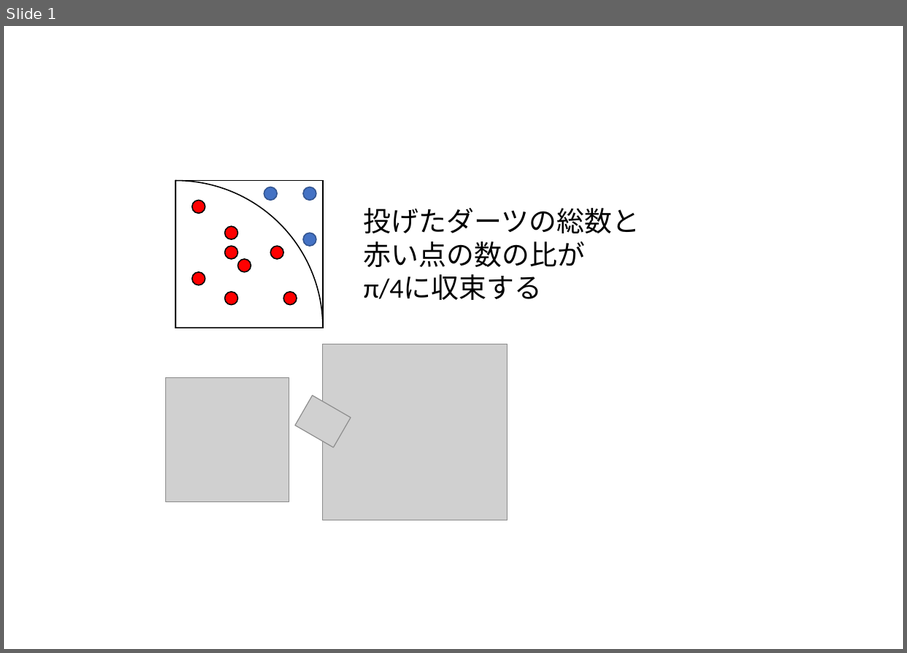
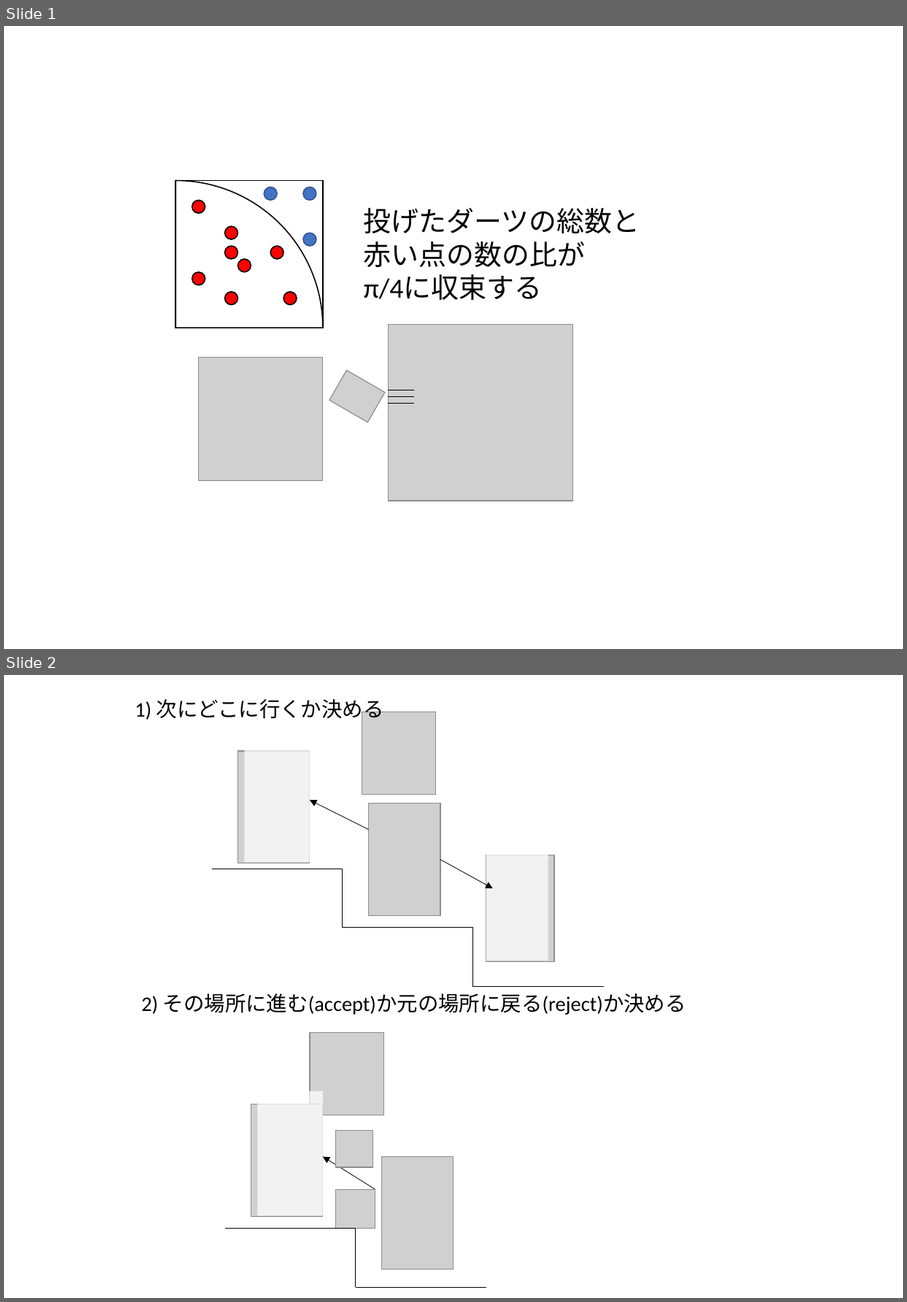
Before and after one commit to kaityo256/sudoku_report, a slide deck: img/fig.pptx. Shown one above the other, each under a label of ours: slide 1 before the commit, slides 1 and 2 after it. The pictures are 907x653 and 907x1302 pixels, drawn with LibreOffice and Linux fonts; fonts in the diff are those of the drawing; grey boxes stand for pictures. Boxes give left, top, right and bottom in pixels: in the first picture for what was removed or moved away, otherwise in the second. Text is boxed around its words. In the diff, an @@ line names an element or a change of style, - is before the commit and + after.

```diff
--- a/img/fig.pptx
+++ b/img/fig.pptx
@@ slide 2 added at (x1=4, y1=675, x2=903, y2=1298), background #FFFFFF @@
@@ text added at (x1=135, y1=699, x2=384, y2=722), 18 pt, text #000000 @@
+1) 次にどこに行くか決める
@@ picture added at (x1=362, y1=711, x2=436, y2=795) @@
@@ rectangle added at (x1=245, y1=738, x2=311, y2=863), fill #FFFFFF at 73% opacity @@
@@ picture added at (x1=238, y1=752, x2=311, y2=863) @@
@@ arrow added from (368, 830) to (310, 801), #000000 0.5 pt @@
@@ picture added at (x1=368, y1=803, x2=441, y2=916) @@
@@ rectangle added at (x1=487, y1=843, x2=549, y2=960), fill #FFFFFF at 73% opacity @@
@@ arrow added from (441, 860) to (493, 888), #000000 0.5 pt @@
@@ picture added at (x1=487, y1=855, x2=554, y2=961) @@
@@ text added at (x1=141, y1=993, x2=687, y2=1014), 18 pt, text #000000 @@
+2) その場所に進む(accept)か元の場所に戻る(reject)か決める
@@ group added at (x1=211, y1=868, x2=604, y2=987): 5 lines @@
@@ picture added at (x1=310, y1=1032, x2=384, y2=1115) @@
@@ picture added at (x1=251, y1=1104, x2=324, y2=1217) @@
@@ rectangle added at (x1=257, y1=1091, x2=323, y2=1216), fill #FFFFFF at 73% opacity @@
@@ picture added at (x1=336, y1=1130, x2=373, y2=1166) @@
@@ arrow added from (375, 1189) to (323, 1157), #000000 0.5 pt @@
@@ picture added at (x1=382, y1=1157, x2=454, y2=1268) @@
@@ picture added at (x1=336, y1=1189, x2=375, y2=1228) @@
@@ line added from (225, 1228) to (356, 1228), #000000 0.5 pt @@
@@ line added from (356, 1228) to (356, 1287), #000000 0.5 pt @@
@@ line added from (356, 1287) to (487, 1287), #000000 0.5 pt @@
@@ slide 1 changed as well @@
@@ picture moved from (x1=323, y1=344, x2=507, y2=520) to (x1=389, y1=324, x2=573, y2=500) @@
@@ picture moved from (x1=166, y1=378, x2=289, y2=502) to (x1=199, y1=357, x2=323, y2=481) @@
@@ picture moved from (x1=295, y1=395, x2=351, y2=447) to (x1=330, y1=371, x2=385, y2=422) @@
@@ line added from (389, 390) to (414, 390), #000000 0.5 pt @@
@@ line added from (389, 396) to (414, 396), #000000 0.5 pt @@
@@ line added from (389, 403) to (414, 403), #000000 0.5 pt @@
```
Also in this commit, not shown: 1 other slide added, 4 other files.
